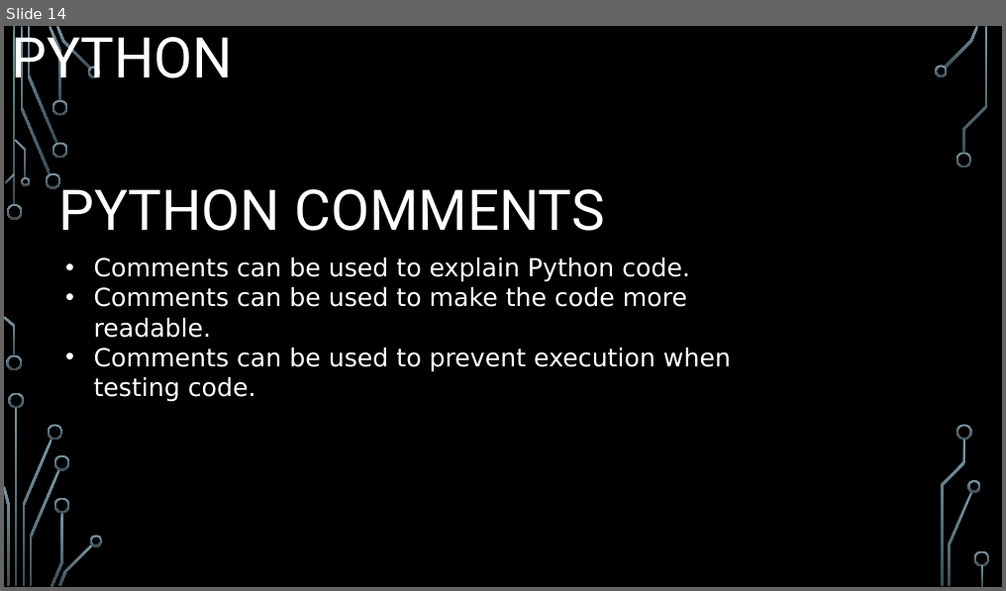
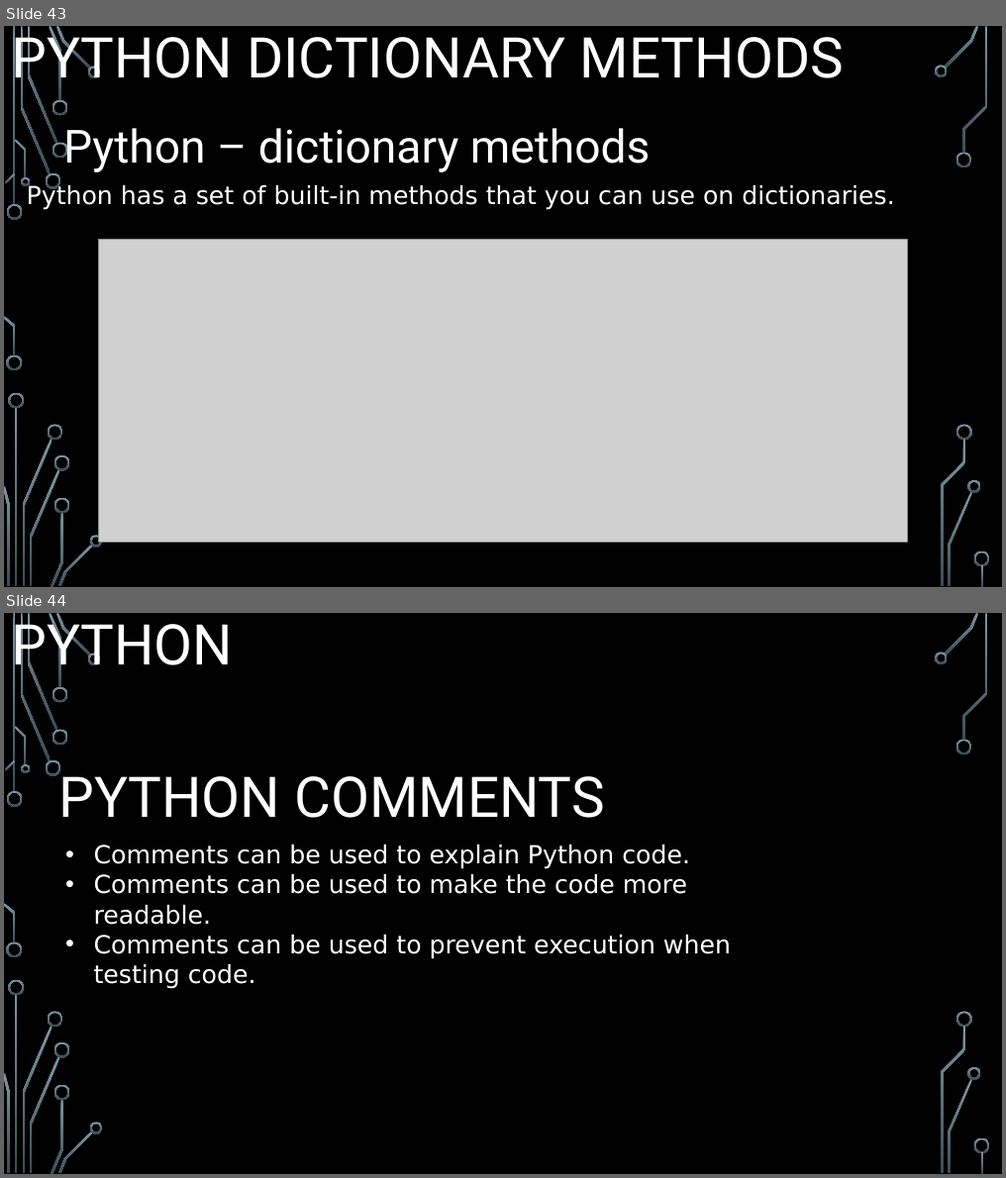
Before and after one commit to mjaypecjo/cs2022, a slide deck: python/4110E228_Report_Python.pptx. Shown one above the other, each under a label of ours: slide 14 before the commit, slides 43 and 44 after it. The pictures are 1006x591 and 1006x1178 pixels, drawn with LibreOffice and Linux fonts; fonts in the diff are those of the drawing; grey boxes stand for pictures; background and template pictures are left out. Boxes give left, top, right and bottom in pixels: in the first picture for what was removed or moved away, otherwise in the second. Text is boxed around its words. In the diff, an @@ line names an element or a change of style, - is before the commit and + after.

```diff
--- a/python/4110E228_Report_Python.pptx
+++ b/python/4110E228_Report_Python.pptx
@@ slide 43 added at box(4, 26, 1002, 587), background picture (left out); not listed: 36 template elements that a slide beside it also shows @@
@@ title added at box(12, 26, 844, 91), 54 pt, text #FFFFFF @@
+PYTHON DICTIONARY METHODS
@@ text added at box(63, 128, 650, 173), 44 pt, text #FFFFFF @@
+Python – dictionary methods
@@ text added at box(27, 183, 894, 210), 24 pt, text #FFFFFF @@
+Python has a set of built-in methods that you can use on dictionaries.
@@ picture added at box(99, 240, 908, 543) @@
@@ what was slide 14 is now slide 44 @@
```
Also in this commit, not shown: 44 other slides added.
